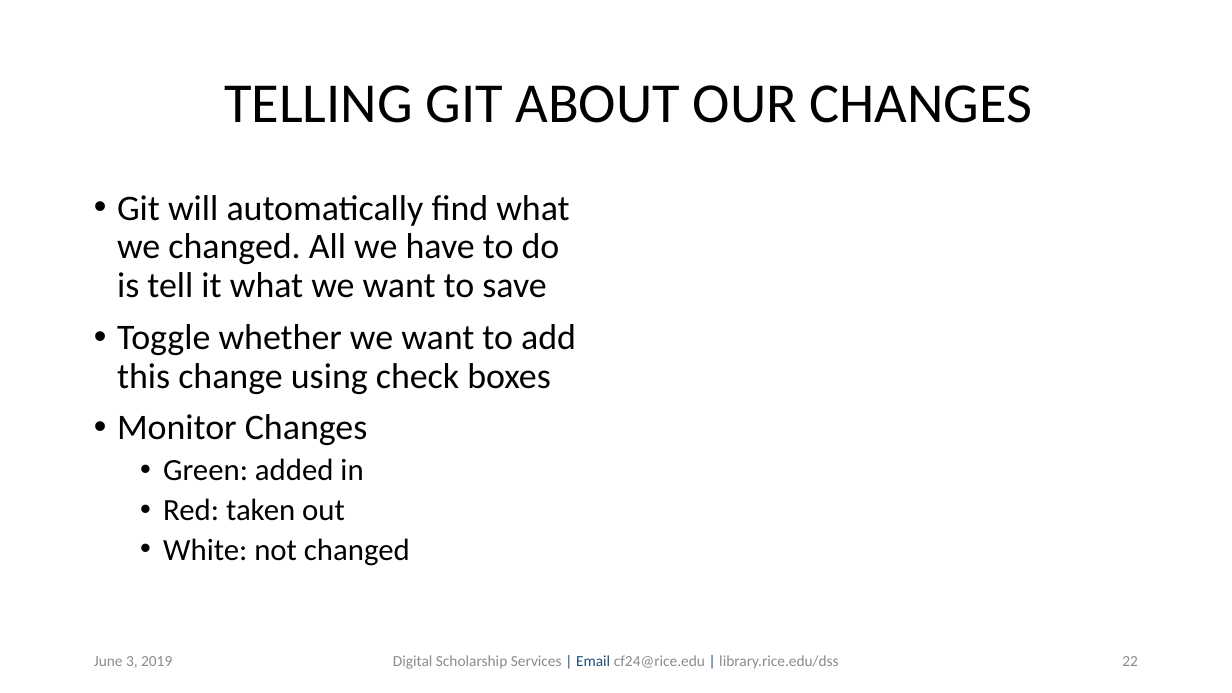
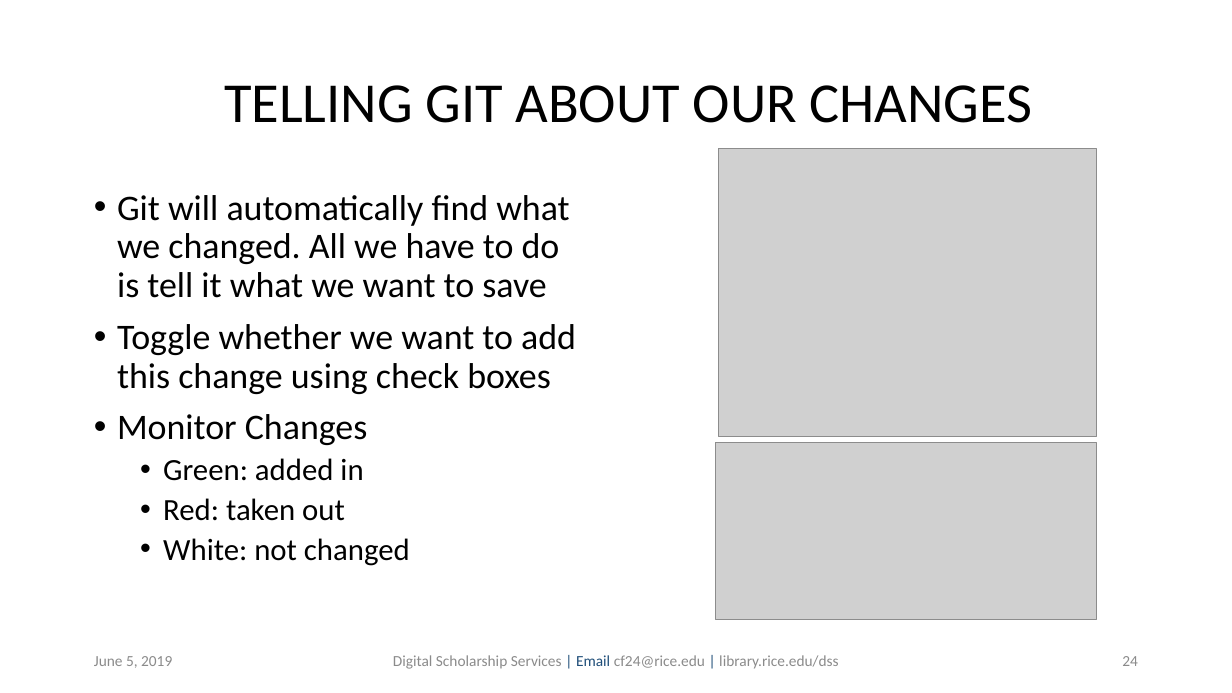
Before and after one commit to bakitybacon/rice-data-and-donuts, a slide deck: slide 24 of github/Introduction to Git & Github.pptx (slide 22 before the commit). Drawn at 1232x693 pixels with LibreOffice and Linux fonts; fonts in the diff are those of the drawing; grey boxes stand for pictures; background and template pictures are left out. Boxes give left, top, right and bottom in pixels: in the first picture for what was removed or moved away, otherwise in the second. Text is boxed around its words. In the diff, an @@ line names an element or a change of style, - is before the commit and + after.

```diff
--- a/github/Introduction to Git & Github.pptx
+++ b/github/Introduction to Git & Github.pptx
@@ picture added at [719, 148, 1096, 436] @@
@@ picture added at [716, 443, 1097, 619] @@
@@ text at [94, 656, 172, 668]: text changed @@
-June 3, 2019
+June 5, 2019
@@ page number at [1122, 656, 1138, 666]: text changed @@
-22
+24
```
Also in this commit, not shown: 27 other slides changed, 12 slides added.
